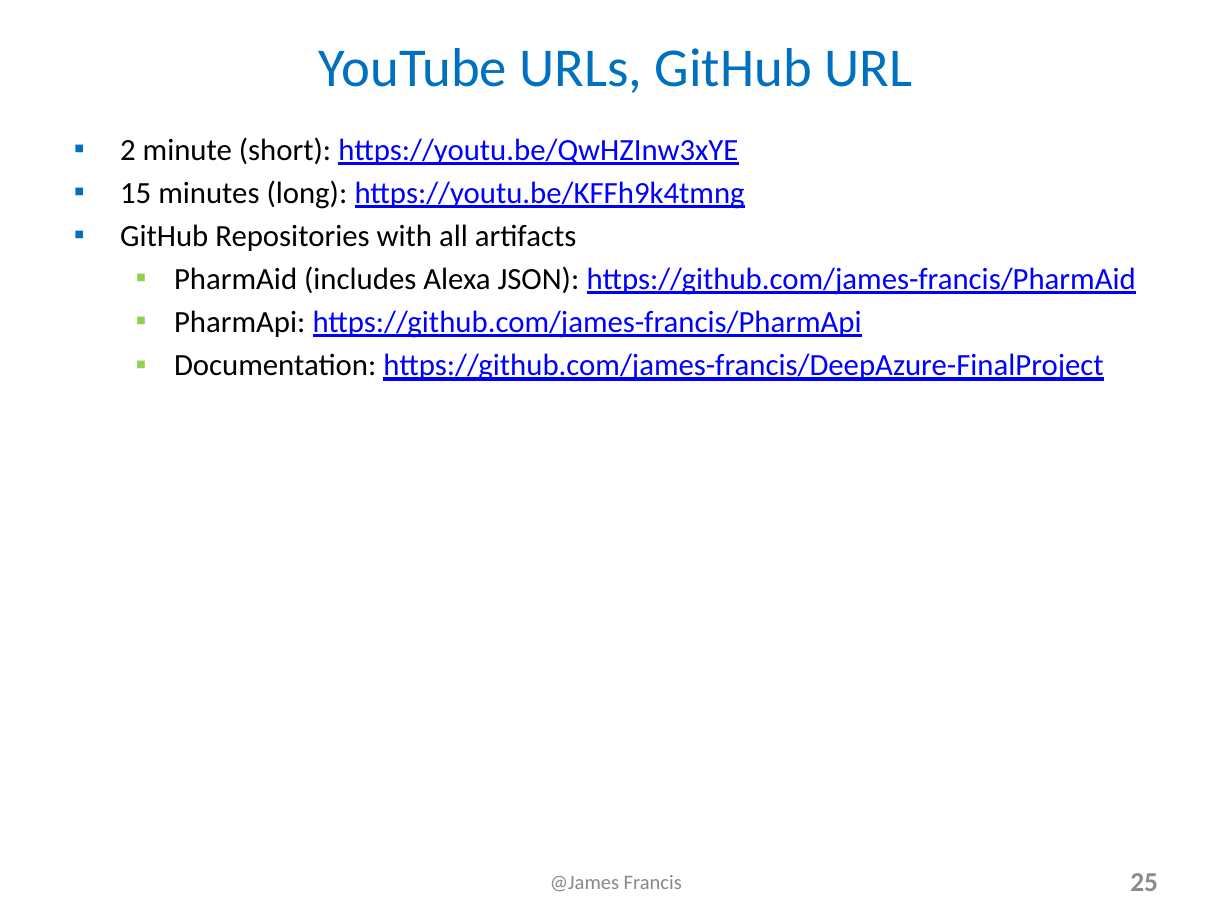
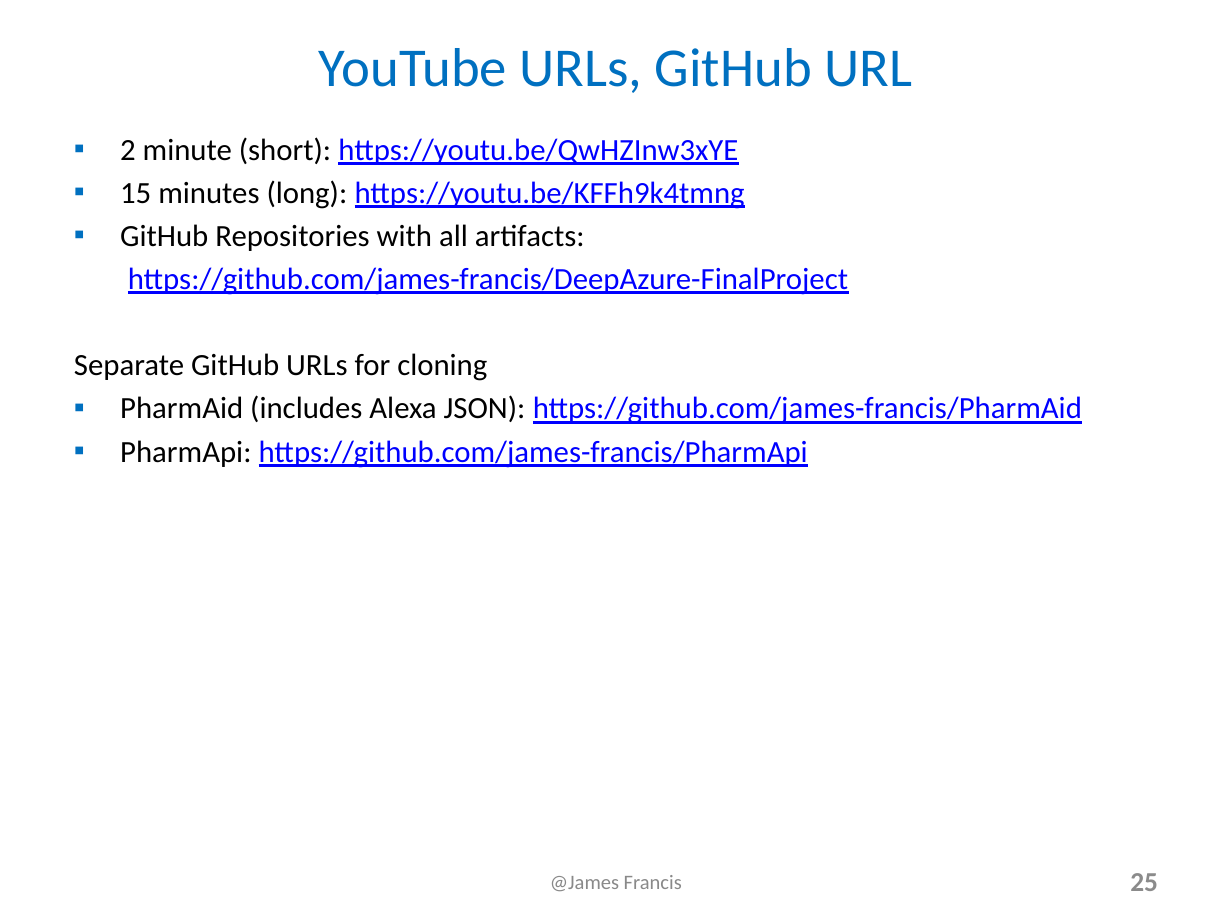
Before and after one commit to james-francis/DeepAzure-FinalProject, a slide deck: slide 25 of Alexa_JamesFrancis_Presentation.pptx. Drawn at 1232x924 pixels with LibreOffice and Linux fonts; fonts in the diff are those of the drawing. Boxes give left, top, right and bottom in pixels: in the first picture for what was removed or moved away, otherwise in the second. Text is boxed around its words. In the diff, an @@ line names an element or a change of style, - is before the commit and + after.

Commit message:
Updated presentation, report, and pdfs

```diff
--- a/Alexa_JamesFrancis_Presentation.pptx
+++ b/Alexa_JamesFrancis_Presentation.pptx
@@ text at (x1=74, y1=224, x2=848, y2=381): text changed @@
-▪ GitHub Repositories with all artifacts
+▪ GitHub Repositories with all artifacts:
+  https://github.com/james-francis/DeepAzure-FinalProject
+Separate GitHub URLs for cloning
@@ text at (x1=174, y1=353, x2=1103, y2=381): paragraph removed @@
-  ▪ Documentation: https://github.com/james-francis/DeepAzure-FinalProject
@@ text at (x1=120, y1=395, x2=1082, y2=468): list level 2 to 1 in "PharmAid (includes Alexa JSON): https://github.com/james-fra ..."; bullet colour #92D050 to #0070C0; list level 2 to 1 in "PharmApi: https://github.com/james-francis/PharmApi" @@
```
Also in this commit, not shown: 4 other files.
